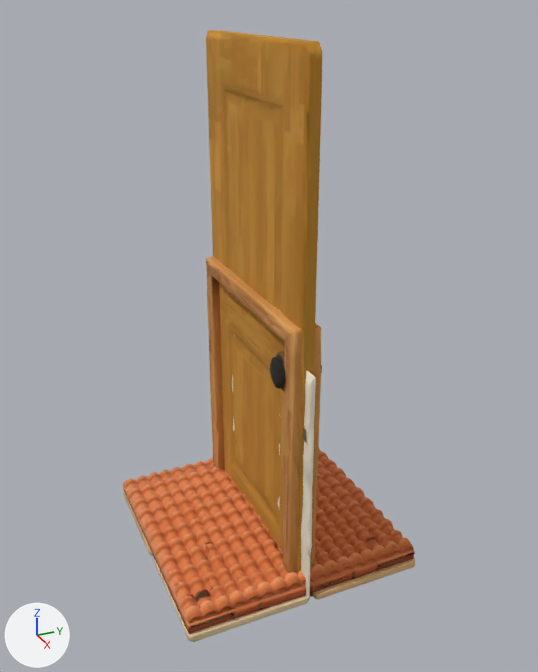
What one commit did to the glTF model public/kit/maison.glb.
Rendered twice from a 50 mm lens placed at (2.47, -1.06, 2.17), pointed at (0.05, 0.03, 0.96). The axes (+X, +Y, +Z) are drawn at lower left. The lights are the same throughout. The first picture is the older version. Mesh edges are drawn as thin lines on the coarser meshes. Where no turn or scale is listed for an object, it has been applied to the vertices.

Objects in the first picture: 'tripo_node_0cf1845c-a164-4ab8-bb52-f4915d3d7e38', 'tripo_node_229b19cc-f958-4fba-badd-d423dac4114f', 'tripo_node_ab5f1ee2-a906-471f-86fb-aab38666c9b2', 'tripo_node_e525fdee-43a3-4d9d-a49f-8b4cf4647ba7', 'tripo_part_0'.
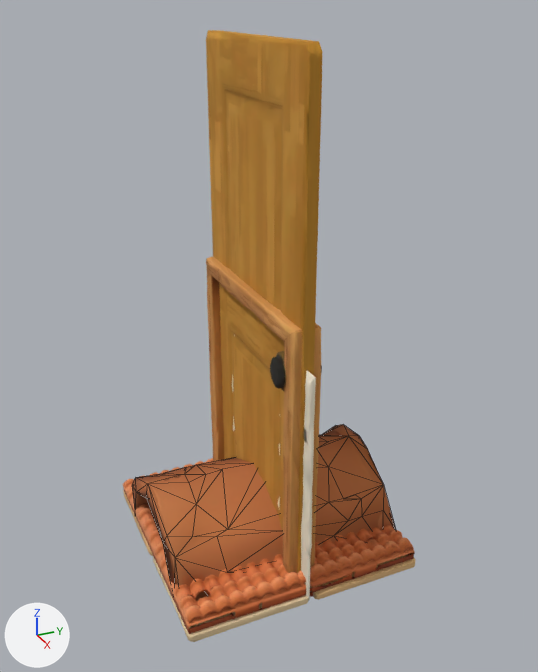
Location of each change, [x1, y1, x2, y2] in pixels of the pictures (538 x 672 px):
'tripo_node_939597a3-6e44-4526-93a7-a715c9e6bc75', added (brown): after [132, 425, 396, 600]

Patch to the scene script:
```diff
--- a/public/kit/maison.glb.py
+++ b/public/kit/maison.glb.py
@@ img_terracotta_roof_tile_3d_model_basecolor @@
+img_terracotta_roof_tile_3d_model_basecolor = load_image('terracotta_roof_tile_3d_model_basecolor', '_unpacked/terracotta_roof_tile_3d_model_basecolor', 1024, 1024, 'sRGB')
@@ mat_tripo_mat_939597a3_6e44_4526_93a7_a715c9e6bc75 @@
+mat_tripo_mat_939597a3_6e44_4526_93a7_a715c9e6bc75 = principled_material('tripo_mat_939597a3-6e44-4526-93a7-a715c9e6bc75')
+mat_tripo_mat_939597a3_6e44_4526_93a7_a715c9e6bc75.texture = img_terracotta_roof_tile_3d_model_basecolor
+mat_tripo_mat_939597a3_6e44_4526_93a7_a715c9e6bc75.roughness = 1.0
@@ me_tripo_mesh_939597a3_6e44_4526_93a7_a715c9e6bc75 @@
+me_tripo_mesh_939597a3_6e44_4526_93a7_a715c9e6bc75.from_pydata(...)  # 137 vertices, 270 faces; spans x -0.352..0.352, y -0.497..0.497, z -0.181..0.181
+me_tripo_mesh_939597a3_6e44_4526_93a7_a715c9e6bc75.materials.append(mat_tripo_mat_939597a3_6e44_4526_93a7_a715c9e6bc75)  # picture img_terracotta_roof_tile_3d_model_basecolor
@@ ob_tripo_node_939597a3_6e44_4526_93a7_a715c9e6bc75 @@
+ob_tripo_node_939597a3_6e44_4526_93a7_a715c9e6bc75 = bpy.data.objects.new('tripo_node_939597a3-6e44-4526-93a7-a715c9e6bc75', me_tripo_mesh_939597a3_6e44_4526_93a7_a715c9e6bc75)
+ob_tripo_node_939597a3_6e44_4526_93a7_a715c9e6bc75.location = (-0.003, 0.003, 0.183)
```
